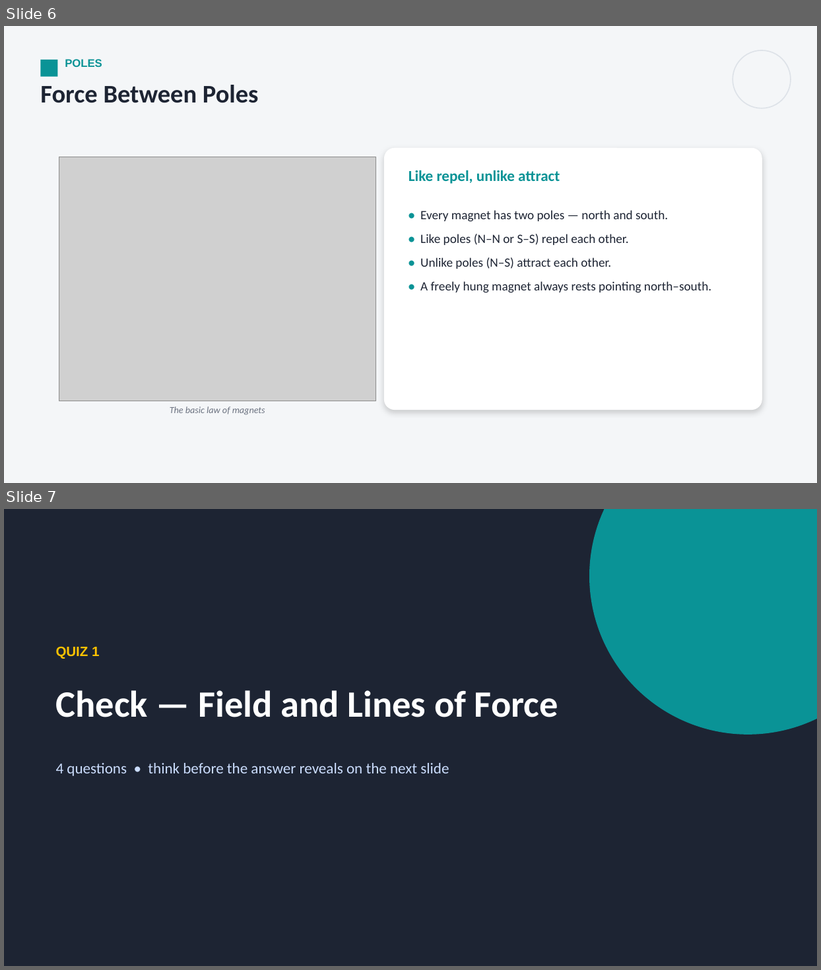
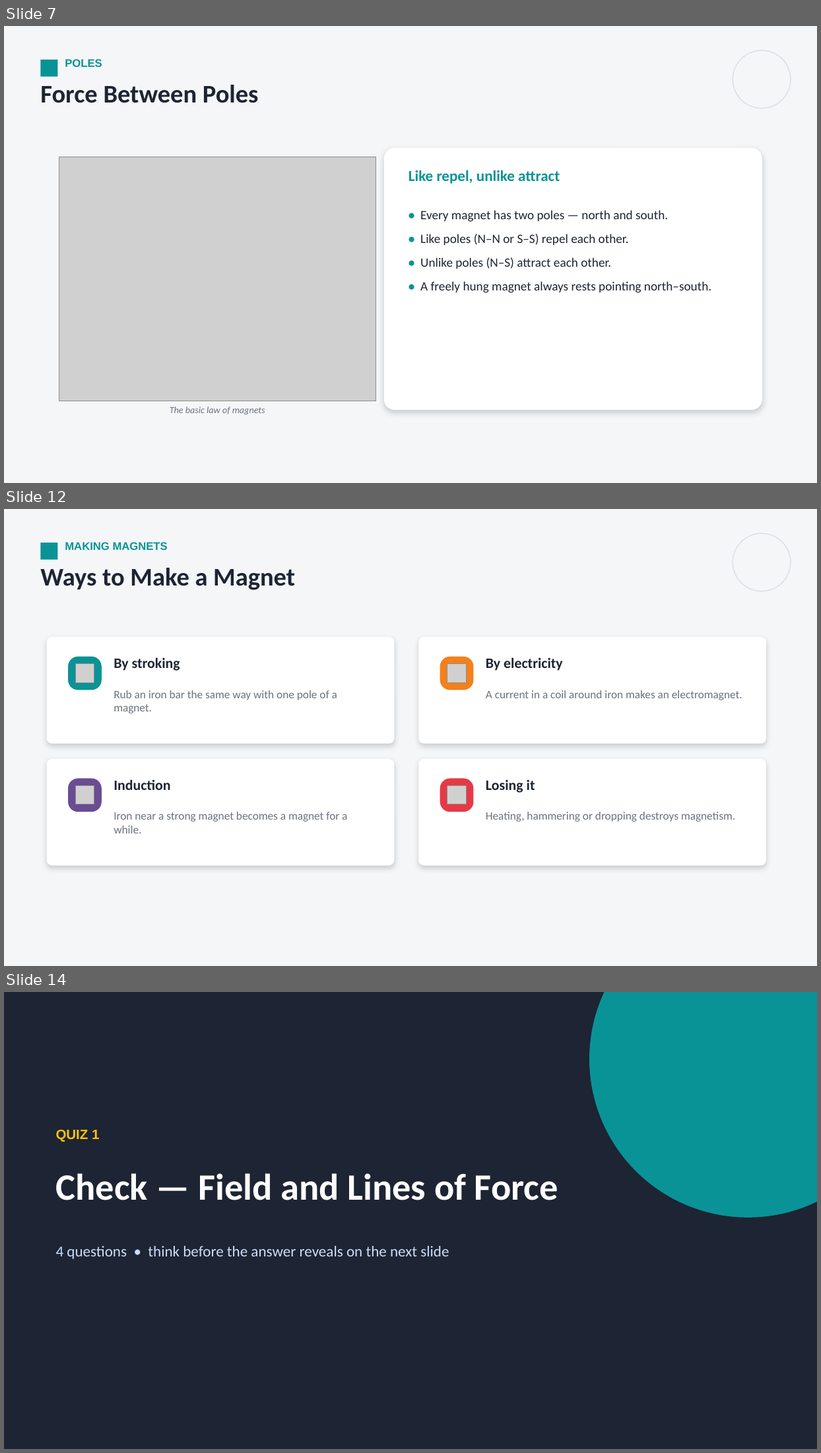
Before and after one commit to parmeshwars2911/MyFirstAR, a slide deck: ppt/MH_Grade07/MH07_S59_Properties_of_a_Magnetic_Field.pptx. Shown one above the other, each under a label of ours: slides 6 and 7 before the commit, slides 7, 12 and 14 after it; the slides between them are not shown. The pictures are 821x970 and 821x1453 pixels, drawn with LibreOffice and Linux fonts; fonts in the diff are those of the drawing; grey boxes stand for pictures. Boxes give left, top, right and bottom in pixels: in the first picture for what was removed or moved away, otherwise in the second. Text is boxed around its words. In the diff, an @@ line names an element or a change of style, - is before the commit and + after.

```diff
--- a/ppt/MH_Grade07/MH07_S59_Properties_of_a_Magnetic_Field.pptx
+++ b/ppt/MH_Grade07/MH07_S59_Properties_of_a_Magnetic_Field.pptx
@@ slide 12 added at (x1=4, y1=509, x2=817, y2=966), background #F4F6F8 @@
@@ rectangle added at (x1=40, y1=543, x2=57, y2=560), fill #0A9396 @@
@@ text added at (x1=65, y1=542, x2=168, y2=550), 13 pt, text #0A9396, bold @@
+MAKING MAGNETS
@@ ellipse added at (x1=733, y1=533, x2=791, y2=591), outline #DDE2E8 1.25 pt @@
@@ text added at (x1=40, y1=568, x2=295, y2=590), 30 pt, text #1D2433, bold @@
+Ways to Make a Magnet
@@ rounded rectangle added at (x1=47, y1=637, x2=395, y2=744), fill #FFFFFF @@
@@ rounded rectangle added at (x1=418, y1=637, x2=766, y2=744), fill #FFFFFF @@
@@ rounded rectangle added at (x1=68, y1=657, x2=102, y2=690), fill #0A9396 @@
@@ picture added at (x1=75, y1=664, x2=94, y2=683) @@
@@ text added at (x1=114, y1=657, x2=180, y2=671), 17 pt, text #1D2433, bold @@
+By stroking
@@ rounded rectangle added at (x1=440, y1=657, x2=474, y2=690), fill #F4801A @@
@@ picture added at (x1=448, y1=664, x2=467, y2=683) @@
@@ text added at (x1=486, y1=657, x2=563, y2=671), 17 pt, text #1D2433, bold @@
+By electricity
@@ text added at (x1=114, y1=691, x2=337, y2=714), 13.5 pt, text #6B7280 @@
+Rub an iron bar the same way with one pole of a magnet.
@@ text added at (x1=486, y1=691, x2=743, y2=700), 13.5 pt, text #6B7280 @@
+A current in a coil around iron makes an electromagnet.
@@ rounded rectangle added at (x1=47, y1=759, x2=395, y2=866), fill #FFFFFF @@
@@ rounded rectangle added at (x1=418, y1=759, x2=766, y2=866), fill #FFFFFF @@
@@ rounded rectangle added at (x1=68, y1=779, x2=102, y2=812), fill #6A4C93 @@
@@ text added at (x1=114, y1=780, x2=170, y2=790), 17 pt, text #1D2433, bold @@
+Induction
@@ rounded rectangle added at (x1=440, y1=779, x2=474, y2=812), fill #E63946 @@
@@ text added at (x1=486, y1=780, x2=535, y2=793), 17 pt, text #1D2433, bold @@
+Losing it
@@ picture added at (x1=75, y1=786, x2=94, y2=805) @@
@@ picture added at (x1=448, y1=786, x2=467, y2=805) @@
@@ text added at (x1=114, y1=812, x2=347, y2=834), 13.5 pt, text #6B7280 @@
+Iron near a strong magnet becomes a magnet for a while.
@@ text added at (x1=486, y1=812, x2=735, y2=822), 13.5 pt, text #6B7280 @@
+Heating, hammering or dropping destroys magnetism.
@@ what was slide 6 is now slide 7 @@
@@ what was slide 7 is now slide 14 @@
```
Also in this commit, not shown: 13 other slides added, 5 other files.
